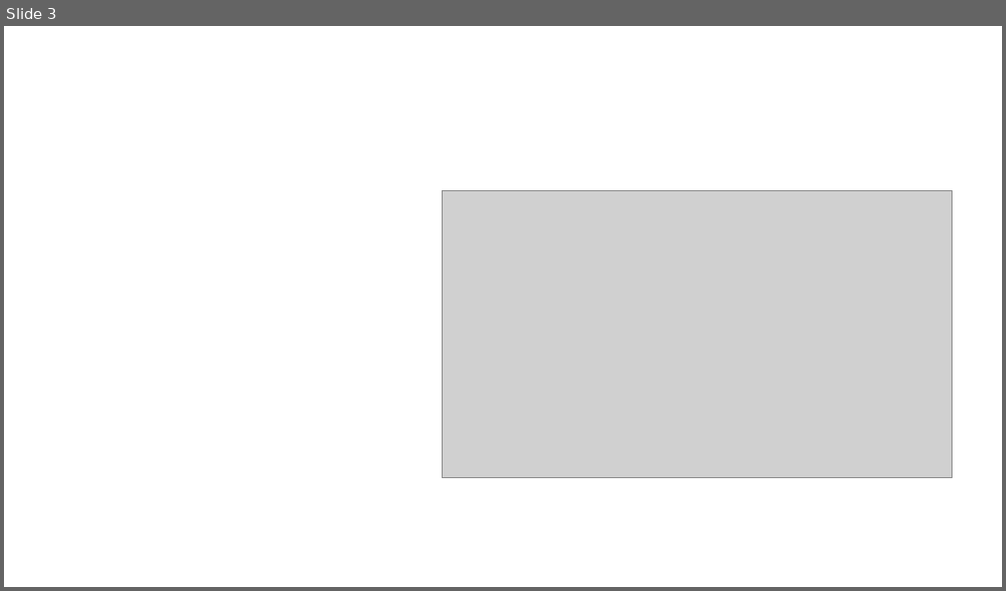
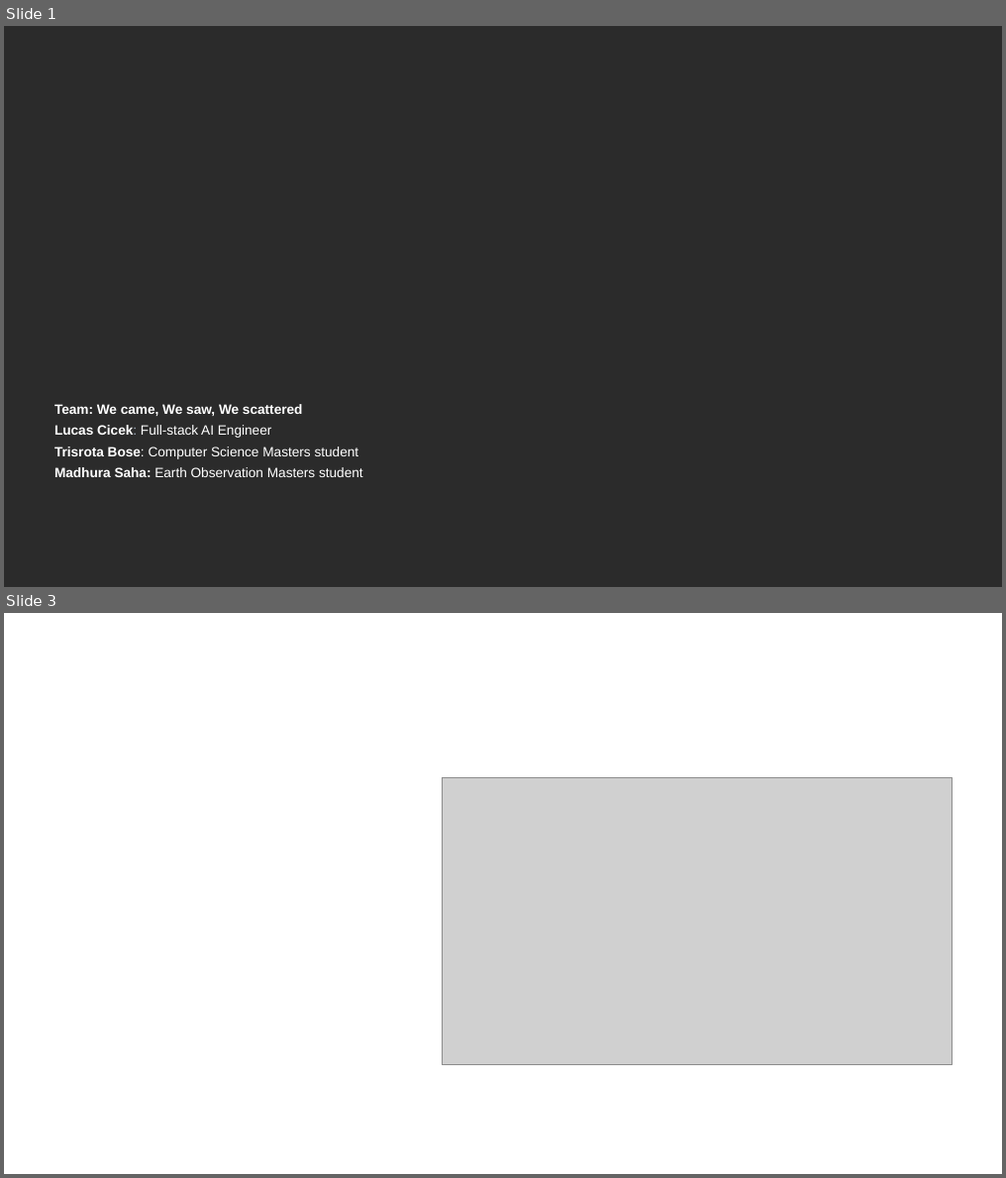
Before and after one commit to trisrota-commits/Dancing_with_the_SARs_NASA_Challenge, a slide deck: demo/dancing-with-the-sars-slides.pptx. Shown one above the other, each under a label of ours: slide 3 before the commit, slides 1 and 3 after it; the slides between them are not shown. The pictures are 1006x591 and 1006x1178 pixels, drawn with LibreOffice and Linux fonts; fonts in the diff are those of the drawing; grey boxes stand for pictures; background and template pictures are left out; a plain dark background stands for a picture behind light text. Boxes give left, top, right and bottom in pixels: in the first picture for what was removed or moved away, otherwise in the second. Text is boxed around its words. In the diff, an @@ line names an element or a change of style, - is before the commit and + after.

```diff
--- a/demo/dancing-with-the-sars-slides.pptx
+++ b/demo/dancing-with-the-sars-slides.pptx
@@ slide 1 added at (4,26,1002,587), background picture (left out) @@
@@ text added at (54,404,363,477), 13 pt, text #FFFFFF @@
+Team: We came, We saw, We scattered
+Lucas Cicek: Full-stack AI Engineer
+Trisrota Bose: Computer Science Masters student
+Madhura Saha: Earth Observation Masters student
```
Also in this commit, not shown: 1 slide removed, 2 other files.
